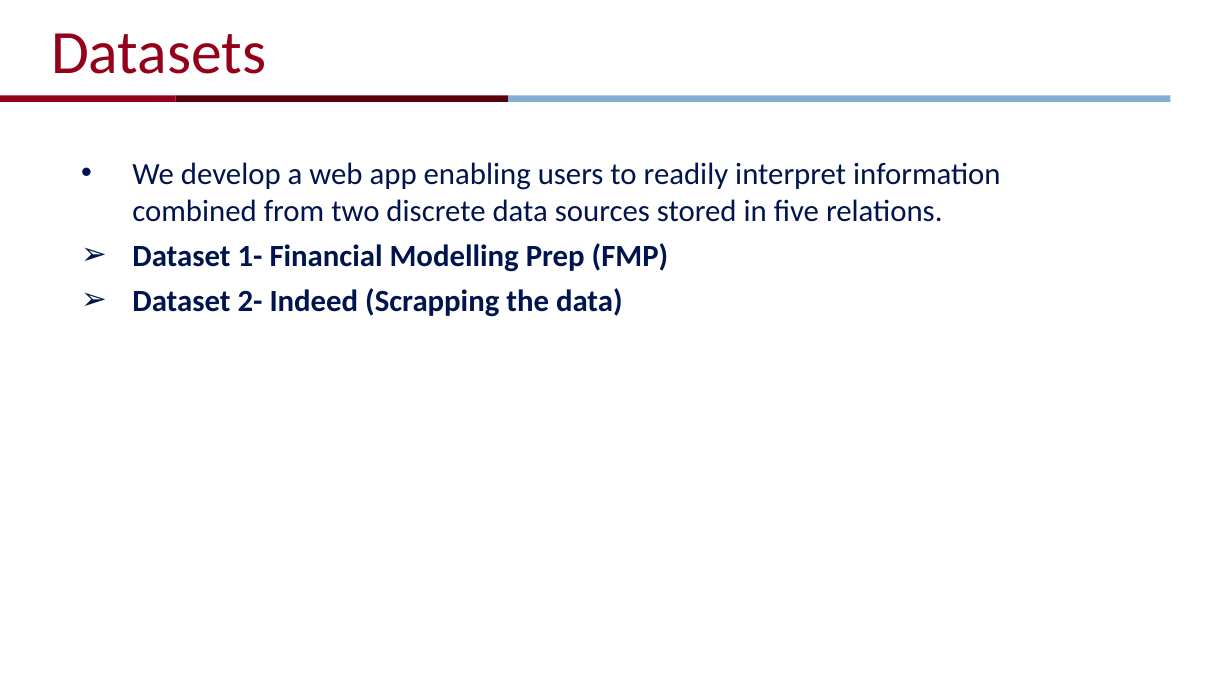
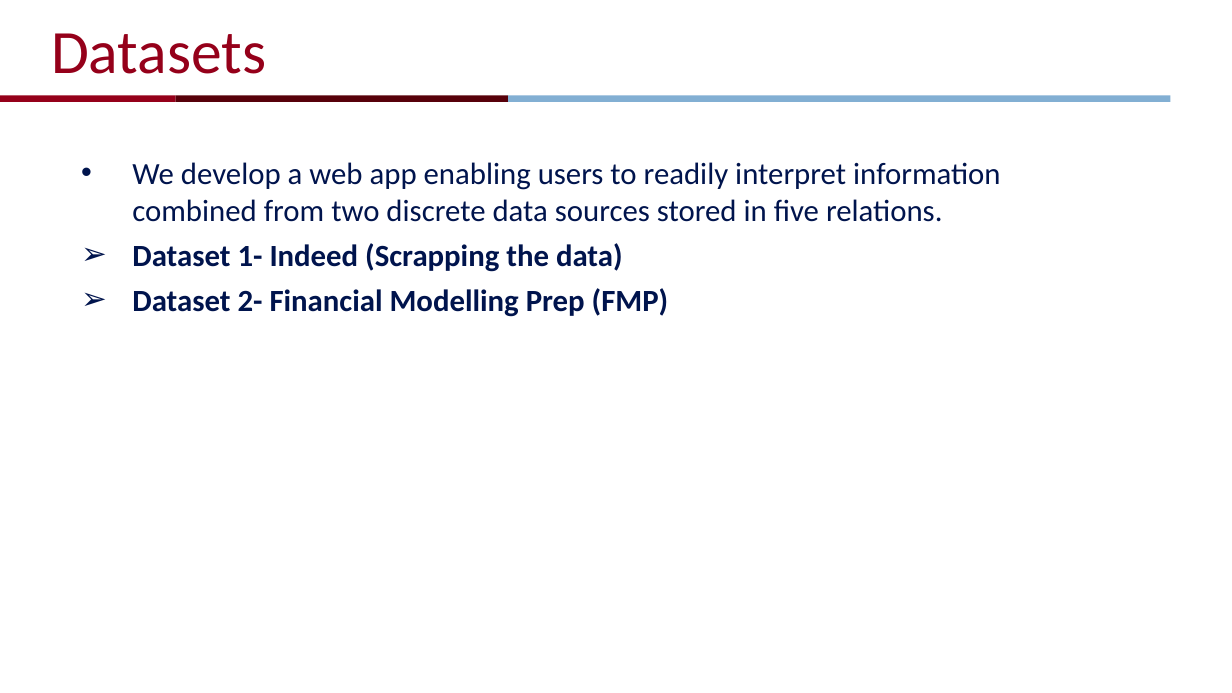
Before and after one commit to ShrivatsAgrawal/CIS550_Project_OPUS, a slide deck: slide 4 of Docs/finalcis550project.pptx. Drawn at 1232x693 pixels with LibreOffice and Linux fonts; fonts in the diff are those of the drawing; background and template pictures are left out. Boxes give left, top, right and bottom in pixels: in the first picture for what was removed or moved away, otherwise in the second. Text is boxed around its words. In the diff, an @@ line names an element or a change of style, - is before the commit and + after.

```diff
--- a/Docs/finalcis550project.pptx
+++ b/Docs/finalcis550project.pptx
@@ text at box(132, 243, 669, 317): text changed @@
-➢ Dataset 1- Financial Modelling Prep (FMP)
-➢ Dataset 2- Indeed (Scrapping the data)
+➢ Dataset 1- Indeed (Scrapping the data)
+➢ Dataset 2- Financial Modelling Prep (FMP)
```
Also in this commit, not shown: 3 other slides changed, 1 slide added.
